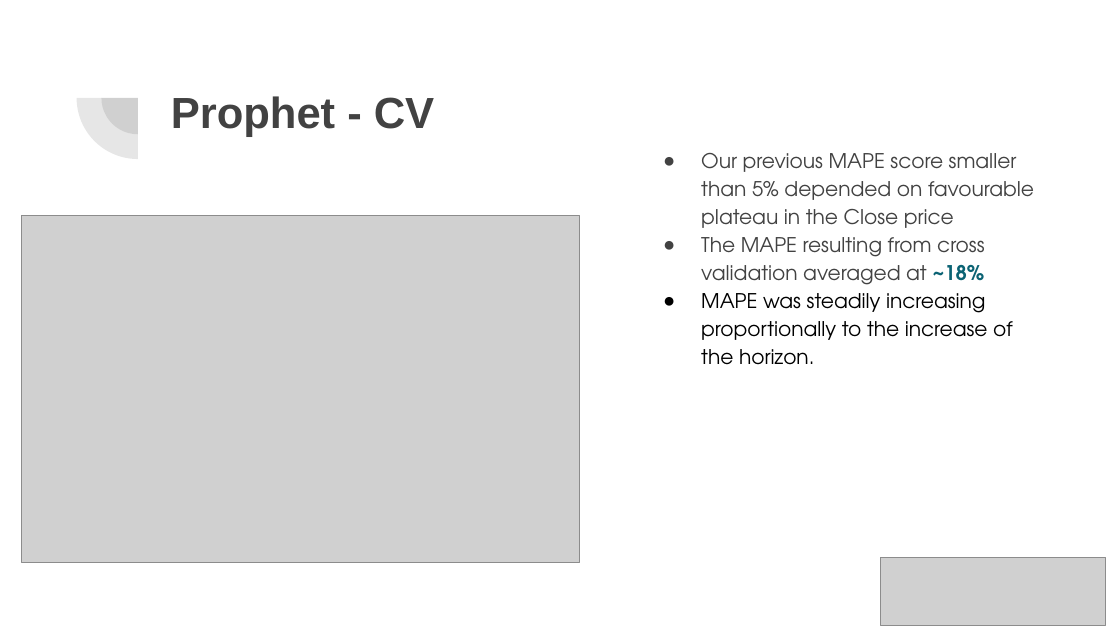
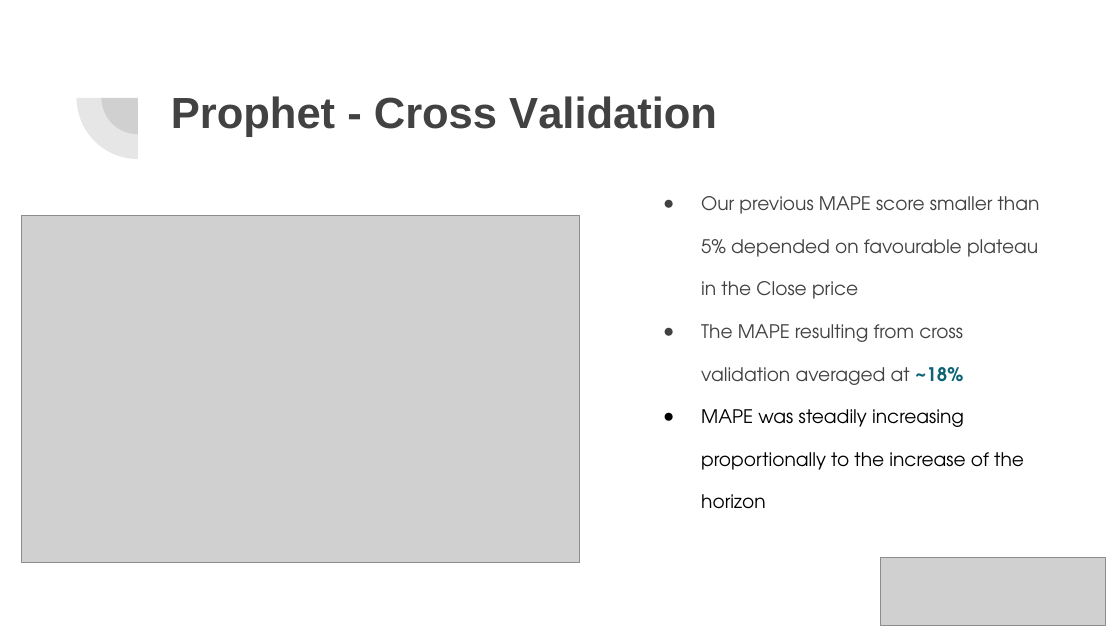
Before and after one commit to afoster28/ml_fin2, a slide deck: slide 5 of Tokyo Stock Exchange - A. Foster, M. Staniszewski.pptx. Drawn at 1120x630 pixels with LibreOffice and Linux fonts; fonts in the diff are those of the drawing; grey boxes stand for pictures. Boxes give left, top, right and bottom in pixels: in the first picture for what was removed or moved away, otherwise in the second. Text is boxed around its words. In the diff, an @@ line names an element or a change of style, - is before the commit and + after.

```diff
--- a/Tokyo Stock Exchange - A. Foster, M. Staniszewski.pptx
+++ b/Tokyo Stock Exchange - A. Foster, M. Staniszewski.pptx
@@ title "Prophet - Cross Validation": place and size @@
-title "Prophet - Cross Validation" at <box>160,73,580,317</box>
+title "Prophet - Cross Validation" at <box>160,73,819,317</box>
@@ title at <box>171,96,717,137</box>: text changed @@
-Prophet - CV
+Prophet - Cross Validation
@@ text "Our previous MAPE score smaller ...": place and size @@
-text "Our previous MAPE score smaller ..." at <box>634,134,1054,533</box>
+text "Our previous MAPE score smaller ..." at <box>634,161,1054,533</box>
@@ text at <box>701,196,1040,385</box>: size 13 to 12 pt in "Our previous MAPE score smaller than 5% ...", "The MAPE resulting from cross validation averaged ..."; line spacing 1.15 to 1.9 @@
@@ text at <box>701,409,1024,509</box>: text changed; size 13 to 12 pt @@
-● MAPE was steadily increasing proportionally to the increase of the horizon.
+● MAPE was steadily increasing proportionally to the increase of the horizon
```
Also in this commit, not shown: 5 other slides changed, 1 slide added, 1 other file.
